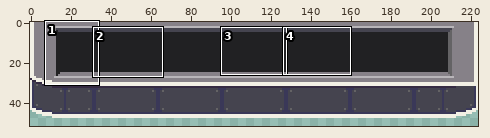
Pixel-art file -- art/ui/HP bar_enemy.ase. Above: a wide view before the commit, with the close-up outlined.
Close-up. Before the edit:
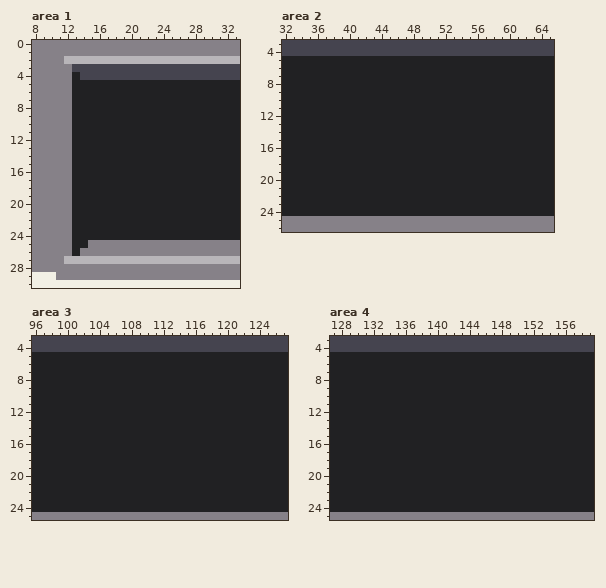
224x64 pixels, 1 frame. Shown: area 1: x 8..33, y 0..30; area 2: x 32..65, y 3..26; area 3: x 96..127, y 3..25; area 4: x 127..159, y 3..25. The wide view leaves out empty margins. The commit also changed other parts of the picture, which this record leaves out.
The result:
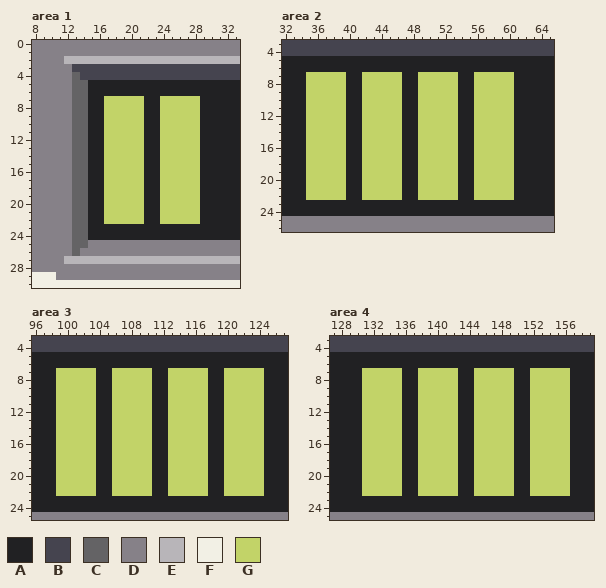
Palette (. is transparent): A #212123  B #45444f  C #646365  D #868188  E #b8b5b9  F #f2f0e5  G #c2d368
From old to new:
Changed rows in their new state; - is an unchanged pixel.
Area 1:
first column x 13:
 4 C---------------
 5 CC--------------
 6 CC--------------
 7 CC--GGGGG--GGGGG
 8 CC--GGGGG--GGGGG
 9 CC--GGGGG--GGGGG
10 CC--GGGGG--GGGGG
11 CC--GGGGG--GGGGG
12 CC--GGGGG--GGGGG
13 CC--GGGGG--GGGGG
14 CC--GGGGG--GGGGG
15 CC--GGGGG--GGGGG
16 CC--GGGGG--GGGGG
17 CC--GGGGG--GGGGG
18 CC--GGGGG--GGGGG
19 CC--GGGGG--GGGGG
20 CC--GGGGG--GGGGG
21 CC--GGGGG--GGGGG
22 CC--GGGGG--GGGGG
23 CC--------------
24 CC--------------
25 CC--------------
26 C---------------
Area 2:
first column x 35:
 7 GGGGG--GGGGG--GGGGG--GGGGG
 8 GGGGG--GGGGG--GGGGG--GGGGG
 9 GGGGG--GGGGG--GGGGG--GGGGG
10 GGGGG--GGGGG--GGGGG--GGGGG
11 GGGGG--GGGGG--GGGGG--GGGGG
12 GGGGG--GGGGG--GGGGG--GGGGG
13 GGGGG--GGGGG--GGGGG--GGGGG
14 GGGGG--GGGGG--GGGGG--GGGGG
15 GGGGG--GGGGG--GGGGG--GGGGG
16 GGGGG--GGGGG--GGGGG--GGGGG
17 GGGGG--GGGGG--GGGGG--GGGGG
18 GGGGG--GGGGG--GGGGG--GGGGG
19 GGGGG--GGGGG--GGGGG--GGGGG
20 GGGGG--GGGGG--GGGGG--GGGGG
21 GGGGG--GGGGG--GGGGG--GGGGG
22 GGGGG--GGGGG--GGGGG--GGGGG
Area 3:
first column x 99:
 7 GGGGG--GGGGG--GGGGG--GGGGG
 8 GGGGG--GGGGG--GGGGG--GGGGG
 9 GGGGG--GGGGG--GGGGG--GGGGG
10 GGGGG--GGGGG--GGGGG--GGGGG
11 GGGGG--GGGGG--GGGGG--GGGGG
12 GGGGG--GGGGG--GGGGG--GGGGG
13 GGGGG--GGGGG--GGGGG--GGGGG
14 GGGGG--GGGGG--GGGGG--GGGGG
15 GGGGG--GGGGG--GGGGG--GGGGG
16 GGGGG--GGGGG--GGGGG--GGGGG
17 GGGGG--GGGGG--GGGGG--GGGGG
18 GGGGG--GGGGG--GGGGG--GGGGG
19 GGGGG--GGGGG--GGGGG--GGGGG
20 GGGGG--GGGGG--GGGGG--GGGGG
21 GGGGG--GGGGG--GGGGG--GGGGG
22 GGGGG--GGGGG--GGGGG--GGGGG
Area 4:
first column x 131:
 7 GGGGG--GGGGG--GGGGG--GGGGG
 8 GGGGG--GGGGG--GGGGG--GGGGG
 9 GGGGG--GGGGG--GGGGG--GGGGG
10 GGGGG--GGGGG--GGGGG--GGGGG
11 GGGGG--GGGGG--GGGGG--GGGGG
12 GGGGG--GGGGG--GGGGG--GGGGG
13 GGGGG--GGGGG--GGGGG--GGGGG
14 GGGGG--GGGGG--GGGGG--GGGGG
15 GGGGG--GGGGG--GGGGG--GGGGG
16 GGGGG--GGGGG--GGGGG--GGGGG
17 GGGGG--GGGGG--GGGGG--GGGGG
18 GGGGG--GGGGG--GGGGG--GGGGG
19 GGGGG--GGGGG--GGGGG--GGGGG
20 GGGGG--GGGGG--GGGGG--GGGGG
21 GGGGG--GGGGG--GGGGG--GGGGG
22 GGGGG--GGGGG--GGGGG--GGGGG
Where, in picture pixels (left, top, right, bottom), the same in both close-ups:
changed: (72, 72, 200, 256)
changed: (306, 72, 514, 200)
changed: (56, 368, 264, 496)
changed: (362, 368, 570, 496)
